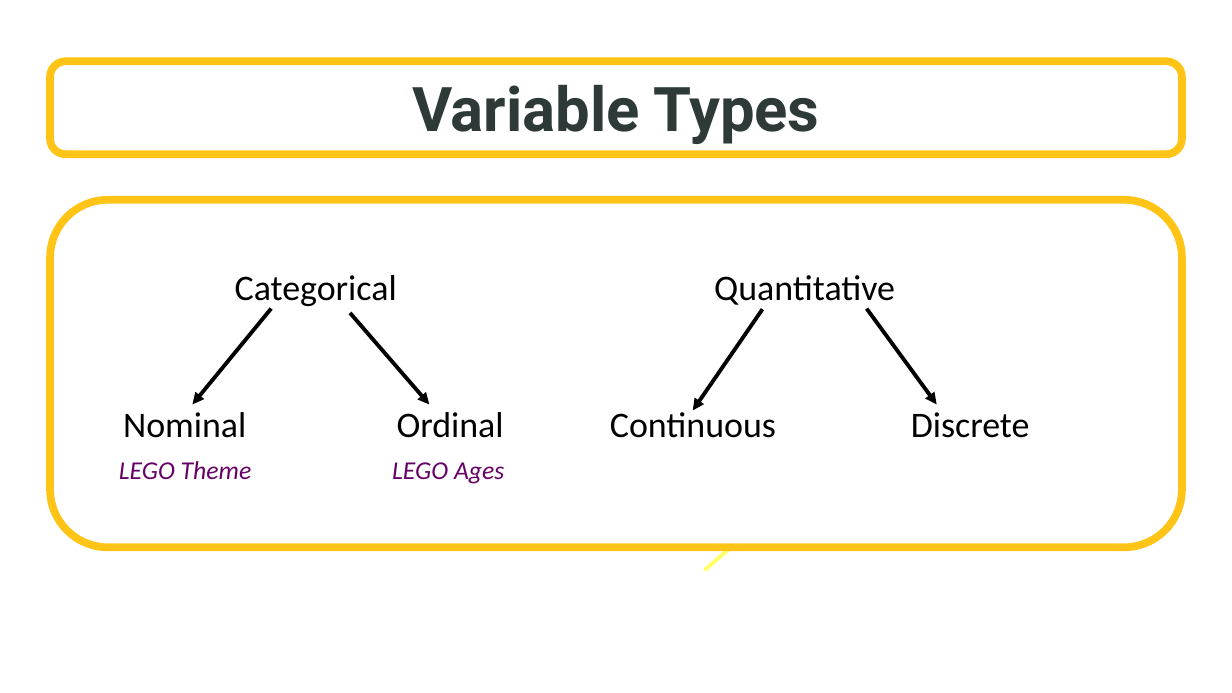
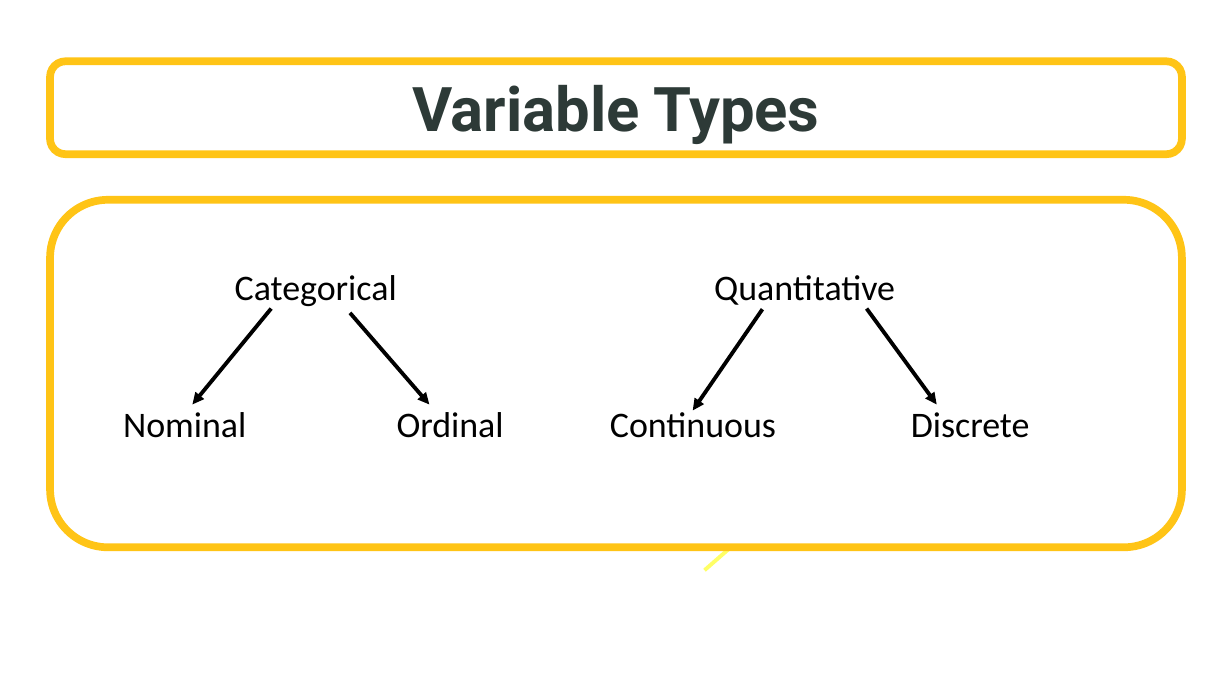
Before and after one commit to SuperMarioGiacomazzo/STOR455_WEBSITE, a slide deck: slide 7 of Lectures/1 - Model Basics.pptx. Drawn at 1232x693 pixels with LibreOffice and Linux fonts; fonts in the diff are those of the drawing; background and template pictures are left out. Boxes give left, top, right and bottom in pixels: in the first picture for what was removed or moved away, otherwise in the second. Text is boxed around its words. In the diff, an @@ line names an element or a change of style, - is before the commit and + after.

```diff
--- a/Lectures/1 - Model Basics.pptx
+++ b/Lectures/1 - Model Basics.pptx
@@ text removed at [119, 461, 252, 479] @@
-LEGO Theme
@@ text removed at [392, 462, 504, 484] @@
-LEGO Ages
```
Also in this commit, not shown: 4 other slides changed, 1 slide added, 15 other files.
